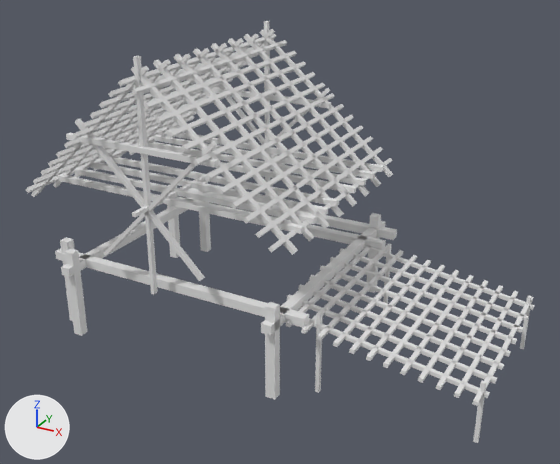
The Blender file Blacksmith Forge/Files/wooden_parts_v001.blend as it was, and as the next commit left it.
Camera for both pictures: a 50 mm lens placed at (38.3, -80.2, 54.2), pointed at (-5.0, -1.4, 14.8). Arrows for +X, +Y and +Z are at lower left; the lights stay in place.

Objects in the first picture: 'FirstFloor', 'House Support', 'Roof', 'Workshop Roof', 'Workshop Support'.
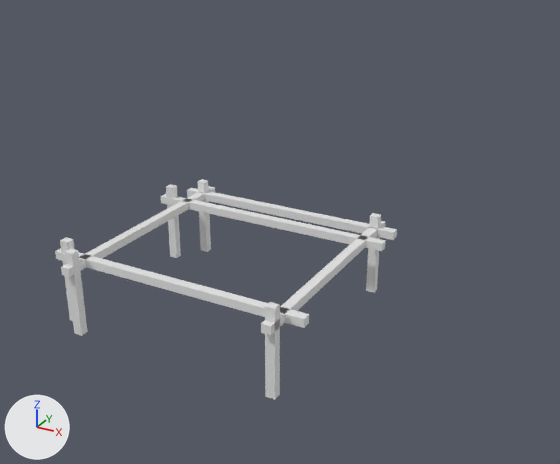
Location of each change, [x1, y1, x2, y2] in pixels of the pictures (560 x 464 px):
'Roof', hidden: before [26, 29, 393, 255]
'FirstFloor', hidden: before [56, 21, 384, 294]
'Workshop Roof', hidden: before [286, 240, 534, 406]
'Workshop Support', hidden: before [315, 243, 532, 443]

The edits, one by one:
Object 'Roof' (ob_roof) is now hidden.
Object 'FirstFloor' (ob_firstfloor) is now hidden.
Object 'Workshop Support' (ob_workshop_support) is now hidden.
Object 'Workshop Roof' (ob_workshop_roof) is now hidden.
